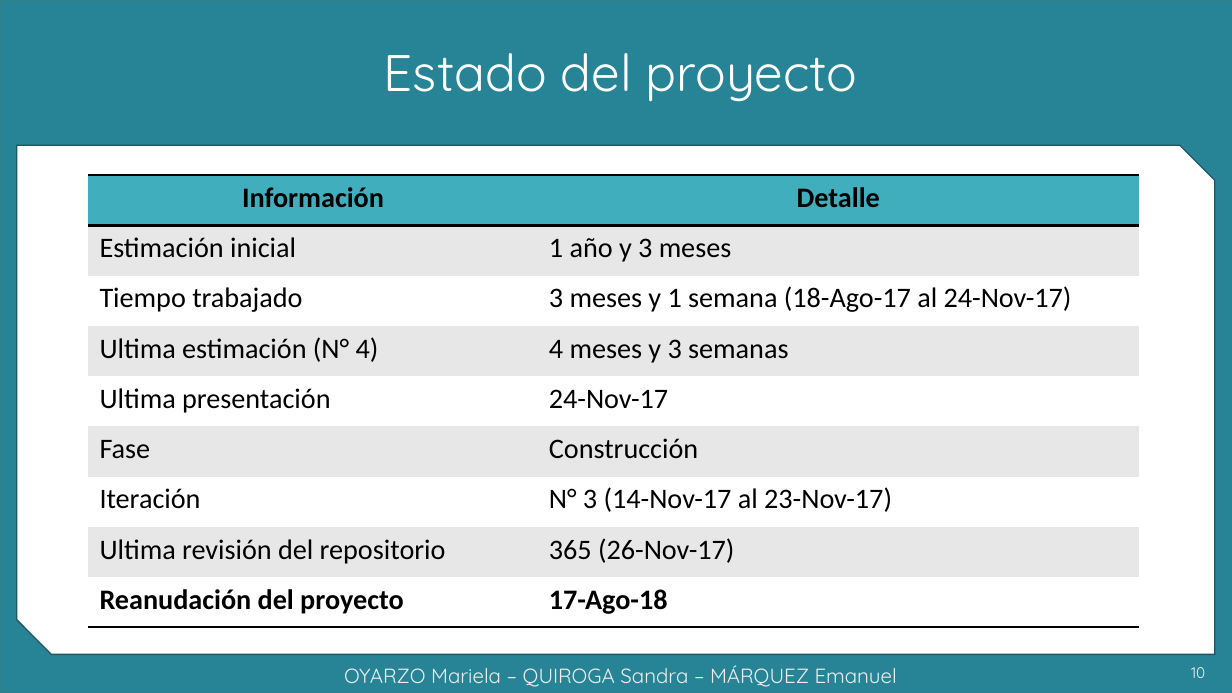
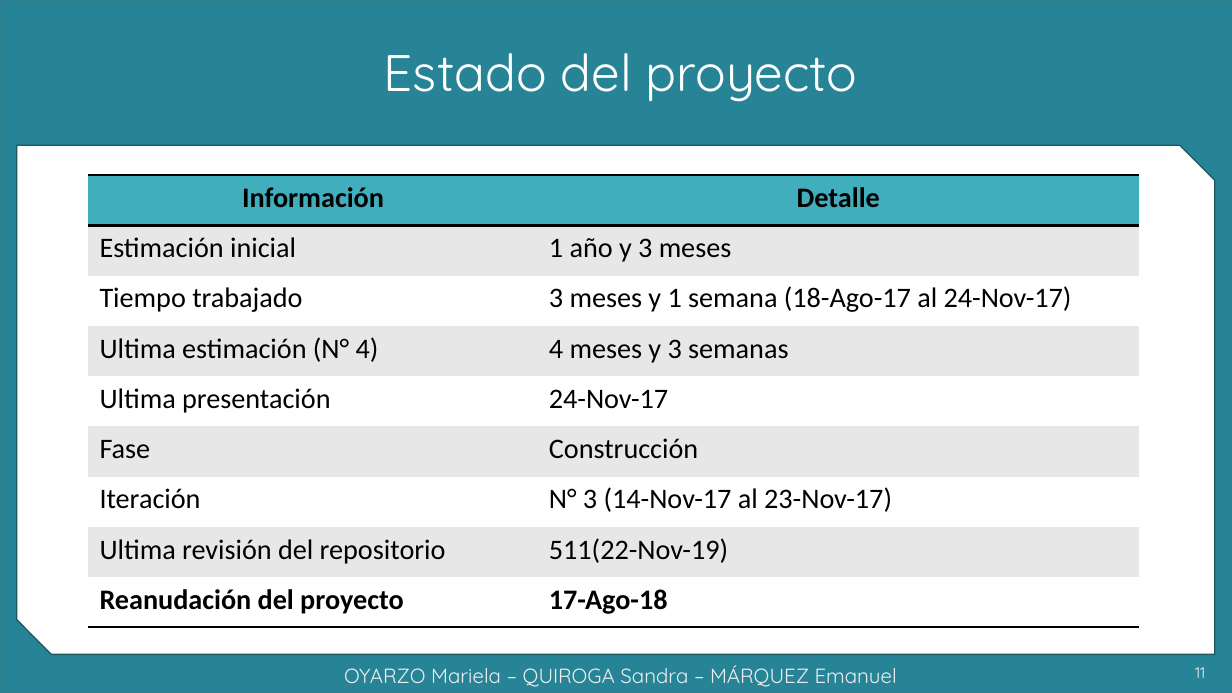
Before and after one commit to grupoyenu/yenu, a slide deck: slide 11 of 08. Presentaciones/Presentación 10 - 21.11.19.pptx (slide 10 before the commit). Drawn at 1232x693 pixels with LibreOffice and Linux fonts; fonts in the diff are those of the drawing; background and template pictures are left out. Boxes give left, top, right and bottom in pixels: in the first picture for what was removed or moved away, otherwise in the second. Text is boxed around its words. In the diff, an @@ line names an element or a change of style, - is before the commit and + after.

```diff
--- a/08. Presentaciones/Presentación 10 - 21.11.19.pptx
+++ b/08. Presentaciones/Presentación 10 - 21.11.19.pptx
@@ table at (89,176,1140,628) @@
-row 8, column 2: 365 (26-Nov-17)
+row 8, column 2: 511(22-Nov-19)
@@ page number at (1195,667,1205,678): text changed @@
-10
+11
```
Also in this commit, not shown: 2 other slides changed, 1 slide added.
